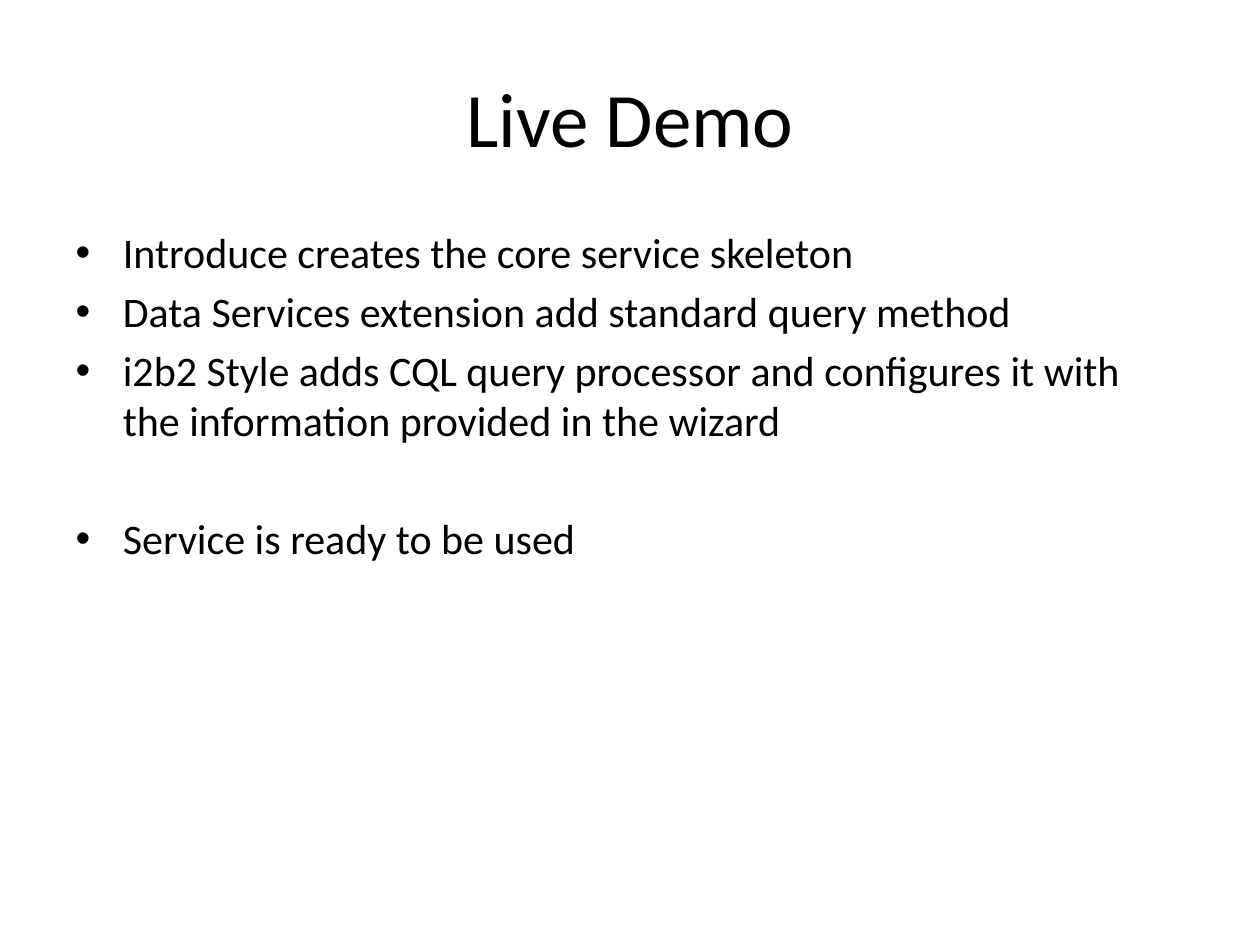
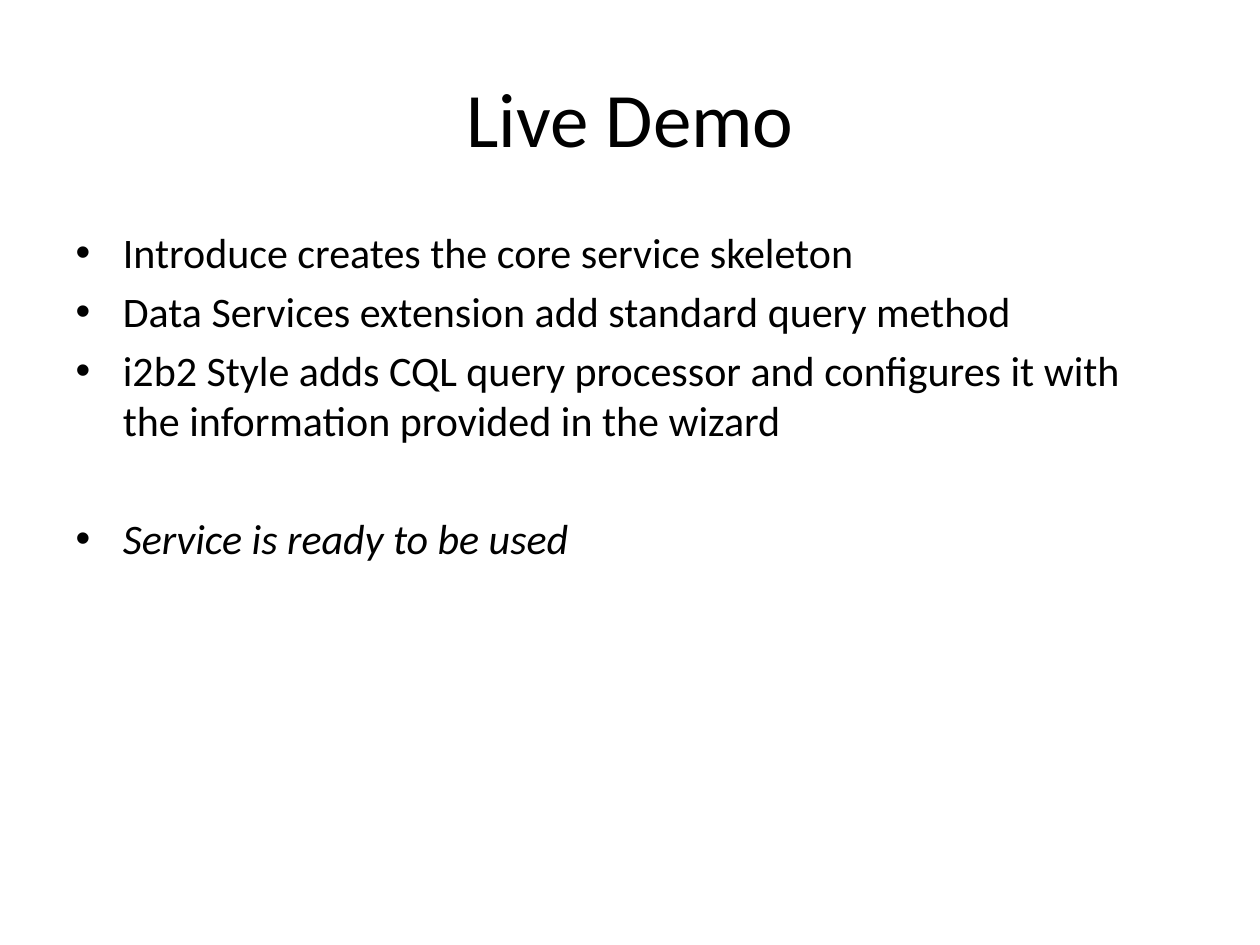
Before and after one commit to NCIP/cagrid-grid-incubation, a slide deck: slide 11 of grid-incubation/incubator/projects/i2b2DataServiceStyle/slides/Beta Demo.pptx. Drawn at 1260x945 pixels with LibreOffice and Linux fonts; fonts in the diff are those of the drawing. Boxes give left, top, right and bottom in pixels: in the first picture for what was removed or moved away, otherwise in the second. Text is boxed around its words. In the diff, an @@ line names an element or a change of style, - is before the commit and + after.

```diff
--- a/grid-incubation/incubator/projects/i2b2DataServiceStyle/slides/Beta Demo.pptx
+++ b/grid-incubation/incubator/projects/i2b2DataServiceStyle/slides/Beta Demo.pptx
@@ text at box(123, 524, 569, 561): italic on in "Service is ready to be used" @@
```
Also in this commit, not shown: 4 other slides changed, 1 slide added.
